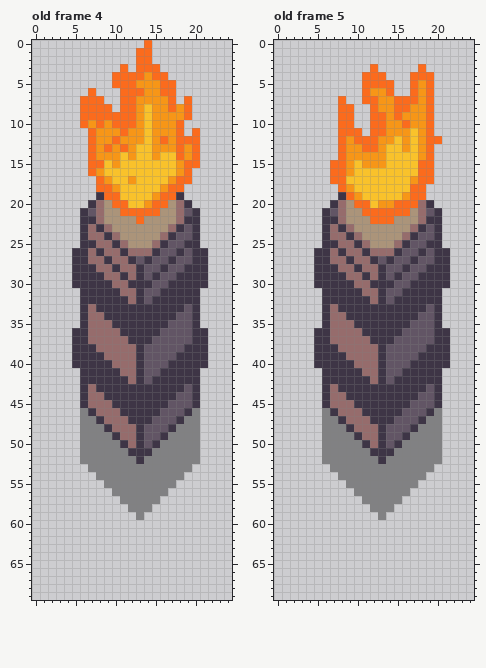
Pixel-art file: resources/asesprite/Torch.aseprite. The picture above was drawn from the file before the commit.
25x70 pixels, 5 frames. Shown: old frame 4, old frame 5. The commit also changed other frames, which this record leaves out.
Now the later version:
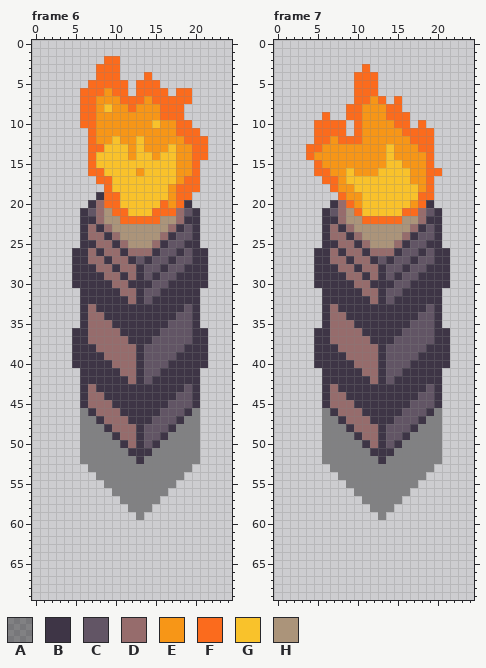
Palette (. is transparent): A #0000005f  B #3e3546  C #625565  D #966c6c  E #f79617  F #fb6b1d  G #f9c22b  H #ab947a
A new or re-ordered frame is compared with the old frame closest to it.
The edit:
frames 5 -> 7
Frame 6 is new; against old frame 4, layer "Flame":
y 0: x 14 F -> .
y 1: x 13..14 FF -> ..
y 2: x 9..10 .. -> FF; x 13..14 FF -> ..
y 3: x 8..11 ...F -> FFF.; x 13..15 FFF -> ...
y 4: x 8..9 .. -> FF; x 11..16 FFFEFF -> ...F..
y 5: x 7..9 ... -> FFF; x 12..17 FEEEFF -> .FFF..
y 6: x 6 . -> F; x 8..10 ... -> FEF; x 12 F -> .; x 14..15 EE -> FF; x 17..19 F.. -> .FF
y 7: x 8..10 F.. -> EEE; x 13 E -> F; x 15..16 EE -> FF; x 18 . -> F
y 8: x 8..11 FF.F -> EGEE; x 14 G -> E; x 16 E -> F; x 18..19 EF -> F.
y 9: x 8..12 FFFFF -> EEEEE; x 14 G -> E; x 16..19 EEEF -> FFF.
y 10: x 7..8 EF -> FE; x 10..12 FFF -> EEE; x 14..15 GE -> EG; x 19 . -> F
y 11: x 11 F -> E; x 14 G -> E; x 19 . -> F
y 12: x 10 F -> G; x 13..14 EG -> GE; x 16 F -> E; x 18 F -> E; x 21 . -> F
y 13: x 8..11 EFEF -> FGGG; x 14 G -> E; x 17..18 EF -> GE; x 21 . -> F
y 14: x 8..10 EEE -> GGG; x 18 F -> E; x 21 . -> F
y 15: x 8 F -> G; x 10 E -> G; x 19 F -> E
y 16: x 8 E -> F; x 13 G -> E; x 19..20 F. -> EF
y 17: x 9 E -> F; x 12 E -> G; x 17..18 EF -> GE; x 20 . -> F
y 18: x 8 F -> .; x 10 E -> G; x 16..17 EF -> GE; x 19..20 .. -> FF
y 19: x 15..19 EFFB. -> GGEFF
y 20: x 9 H -> F; x 11 F -> G; x 14..15 EF -> GG; x 17..18 HD -> EF
y 21: x 10 H -> F; x 12..14 FFF -> GGG; x 16..17 HH -> FF
y 22: x 11..12 HH -> FF; x 14..15 HH -> FF
Frame 7 is new; against old frame 5, layer "Flame":
y 3: x 11..12 .F -> F.; x 18 F -> .
y 4: x 10 . -> F; x 13 F -> .; x 17..19 FFF -> ...
y 5: x 10 . -> F; x 13..14 FF -> ..; x 17..19 FEF -> ...
y 6: x 10 . -> F; x 12..14 EEF -> F..; x 17..19 FEF -> ...
y 7: x 8 F -> .; x 10 . -> F; x 12..14 FEE -> EF.; x 16..19 FFEF -> ....
y 8: x 8 F -> .; x 10..12 ..F -> FEE; x 14 E -> F; x 16..19 FEEF -> ....
y 9: x 6 . -> F; x 8 F -> .; x 10..14 ..FFE -> FEEEF; x 16..19 EEEF -> F...
y 10: x 5..7 ... -> FFF; x 9..13 F..FF -> .FEEE; x 15 E -> F; x 17..19 EEF -> .F.
y 11: x 5..7 ... -> FFF; x 9 F -> .; x 11..13 .FF -> EEE; x 16..18 EGE -> FFF
y 12: x 5..7 ... -> FFE; x 9 E -> F; x 11..12 FF -> EE; x 15 G -> E; x 17..18 GE -> FF; x 20 F -> .
y 13: x 4..8 ....F -> FFEEE; x 11..12 FF -> EE; x 15 G -> E; x 17..18 GE -> EF
y 14: x 4..8 ....F -> FEEEE; x 15..17 GGG -> EEE
y 15: x 5..8 ..FF -> FEEE; x 10 G -> E; x 16..18 GGF -> EEE
y 16: x 5..12 ..FFEGGG -> FFEEGEEE; x 17..18 GF -> EE; x 20 . -> F
y 17: x 6 . -> F; x 8 F -> E; x 18 F -> E
y 18: x 7..8 .F -> FE; x 17..19 FF. -> GEF
y 19: x 8..9 BF -> FE; x 16..17 EF -> GG; x 19 . -> F
y 20: x 9..11 HFF -> FEG; x 13..18 EEFFFD -> GGGGEF
y 21: x 10..15 HFFFFF -> FGGGGG; x 17 H -> F
y 22: x 11 H -> F; x 15 H -> F
